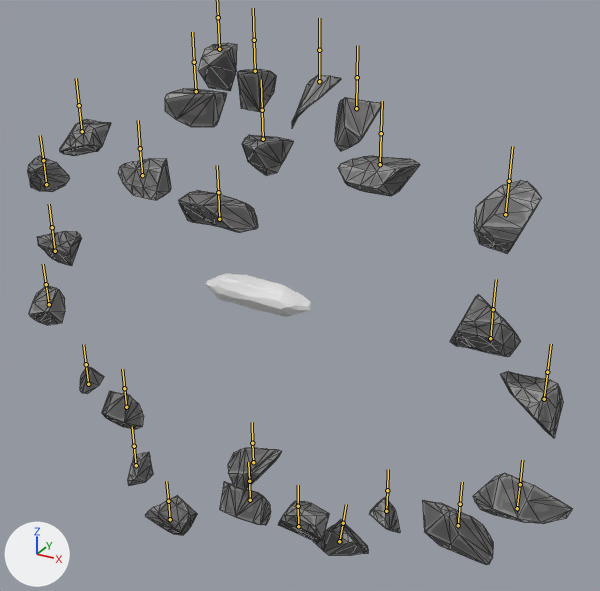
Two versions of the FBX model Singularity-Game/Assets/Assets_Probs/Platforms/CrumblingPlatform01.fbx, one commit apart.
Rendered twice from a 50 mm camera at (3.75, -6.07, 4.01) aimed at (0.24, 0.31, 0.82). The axes (+X, +Y, +Z) are drawn at lower left. The lights are the same throughout. Both versions are drawn at frame 13 of the action 'Crumbling'; the numbers are the values there. The bones that bend it are drawn over the model as lines. Mesh edges are drawn as thin lines on the coarser meshes.

Names of what the first picture shows: 'Cylinder_cell', 'GraviCrystal.002'.
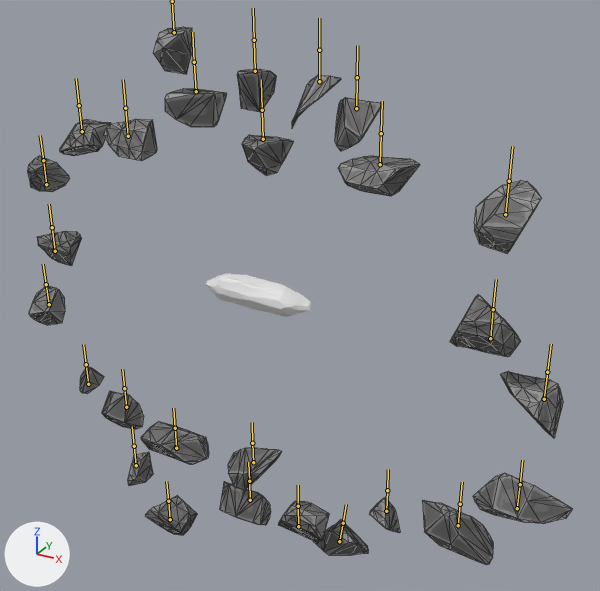
The change in detail:
Bone 'Cylinder_cell.014' (bone_cylinder_cell_014) moves from (-0.115, 1.941, 0.0) to (-0.573, 2.05, 0.0).
Bone 'Cylinder_cell.016' (bone_cylinder_cell_016) moves from (0.025, 0.942, 0.0) to (-0.664, -1.778, 0.0).
Bone 'Cylinder_cell.026' (bone_cylinder_cell_026) moves from (-0.483, 0.893, 0.0) to (-0.614, 1.242, 0.0).

Where the change shows, as pixel boxes (x1, y1, x2, y2) in the pictures (600 x 591 px):
'Cylinder_cell', posed: before (28, 43, 572, 565); after (28, 27, 572, 565)
bone 'Cylinder_cell.014', root to tip: before (219, 49) to (218, 17); after (174, 32) to (172, 1)
bone 'Cylinder_cell.016', root to tip: before (219, 219) to (218, 192); after (176, 448) to (175, 428)
bone 'Cylinder_cell.026', root to tip: before (142, 175) to (140, 148); after (128, 136) to (125, 108)
